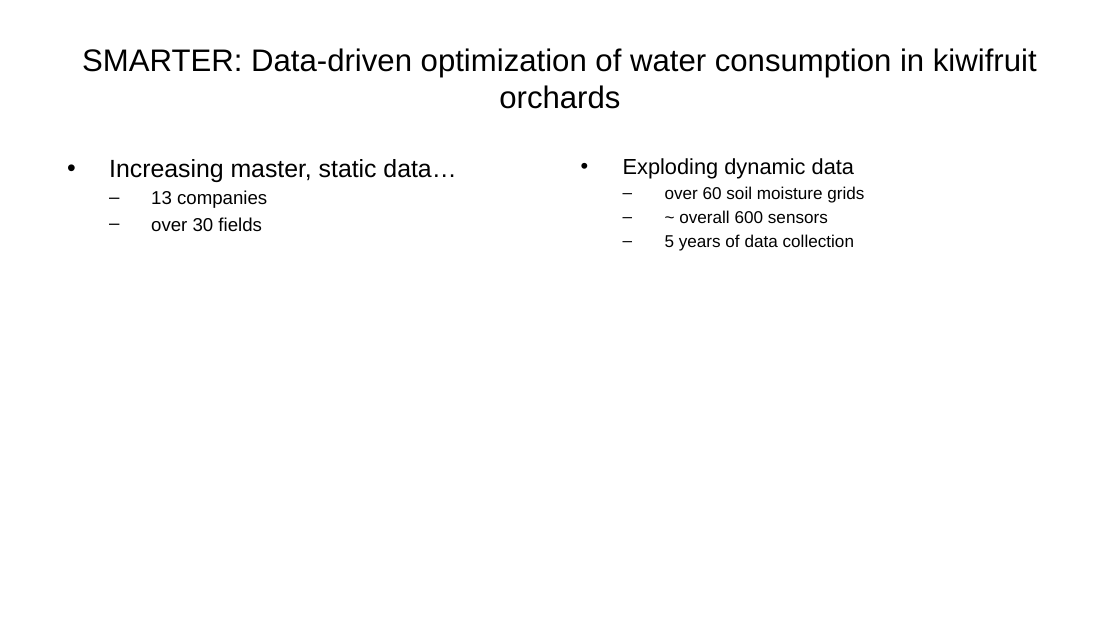
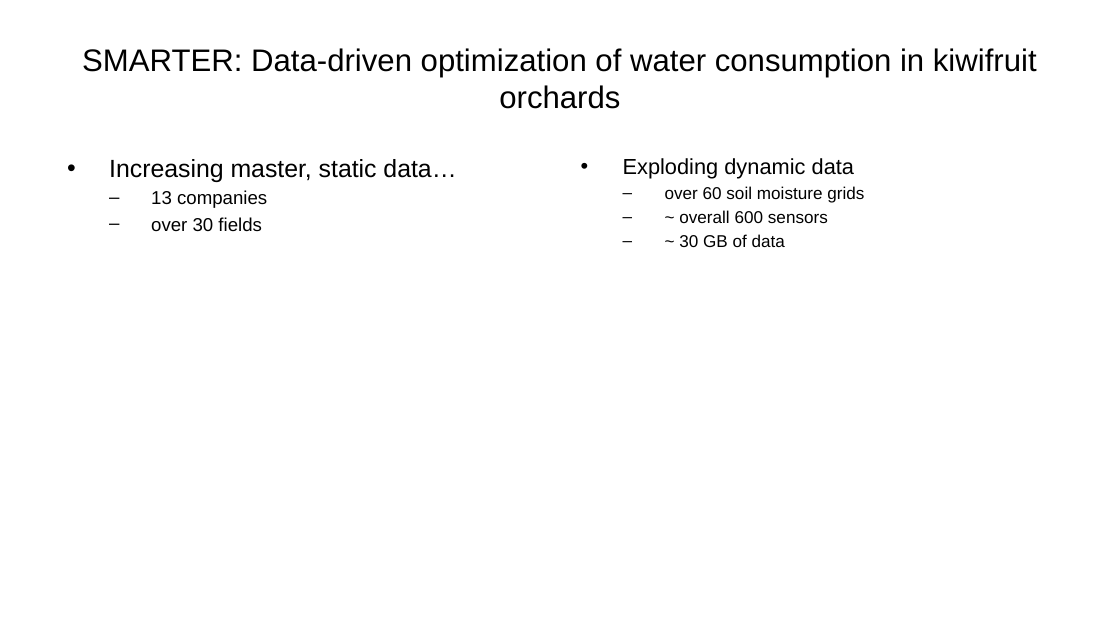
Before and after one commit to ManuelePasini/slides-markdown, a slide deck: slide 11 of 3rd_year_slides.pptx. Drawn at 1120x630 pixels with LibreOffice and Linux fonts; fonts in the diff are those of the drawing. Boxes give left, top, right and bottom in pixels: in the first picture for what was removed or moved away, otherwise in the second. Text is boxed around its words. In the diff, an @@ line names an element or a change of style, - is before the commit and + after.

```diff
--- a/3rd_year_slides.pptx
+++ b/3rd_year_slides.pptx
@@ text at [679,234,785,247]: text changed @@
-  – 5 years of data collection
+  – ~ 30 GB of data
```
Also in this commit, not shown: 2 other slides changed, 4 other files.
